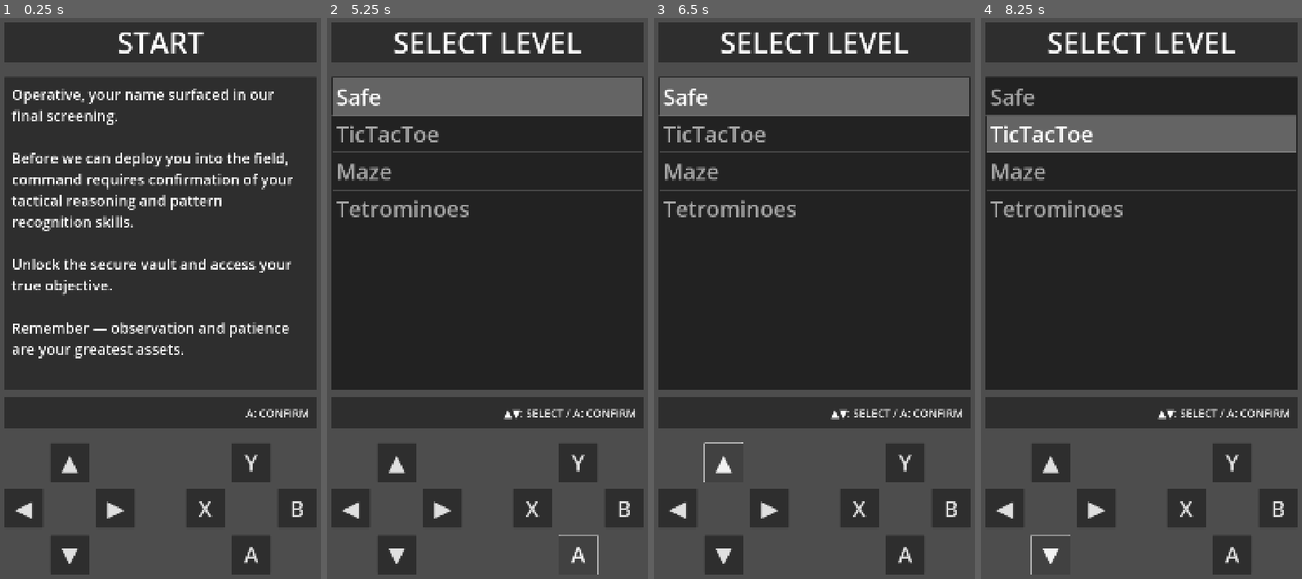
Above: before the commit, frames 1-4 (left to right).
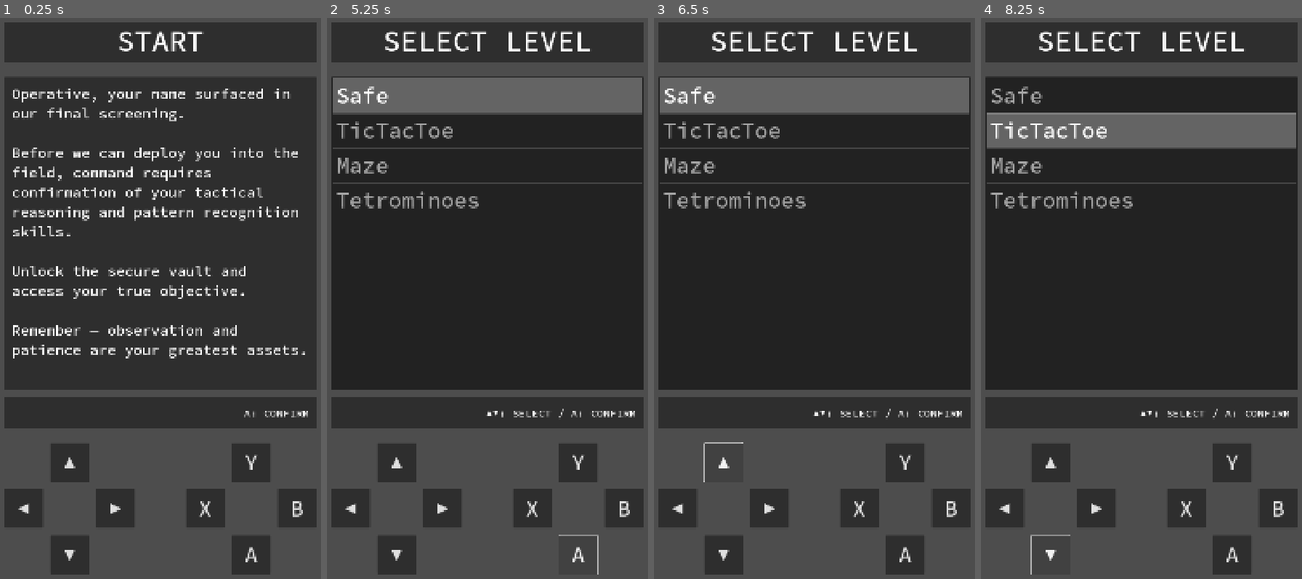
Above: after the commit, the same moments.

Repository: vmakoed/safe-lock
Game: Godot game, scene res://scenes/game.tscn
Two runs of this game, one before a commit and one after it. Both use one fixed random seed, a clock stepped at 60 frames per second and the inputs below.
Inputs:
- Up to frame 1 (0.25 s): no input
- Up to frame 2 (5.25 s): click "▲" at 0.5 s; click "◀" at 1.25 s; click "▶" at 2 s; click "▼" at 2.75 s; click "Y" at 3.5 s; click "B" at 4.25 s; click "A" at 5 s
- Up to frame 3 (6.5 s): click "▲" at 5.75 s
- Up to frame 4 (8.25 s): click "◀" at 6.5 s; click "▶" at 7.25 s; click "▼" at 8 s

The runs differ from the first frame. In frame 1, 11% of the frame differs, in the area x 3-96%, y 2-98%; in frame 2, 6.0%; in frame 3, 6.0%; in frame 4, 6.1%.

Commit message:
Update theme

Diff:
--- a/scenes/game.tscn
+++ b/scenes/game.tscn
@@ -1,5 +1,6 @@
-[gd_scene load_steps=4 format=3 uid="uid://c2nu0nt1h7yl7"]
-
+[gd_scene load_steps=5 format=3 uid="uid://c2nu0nt1h7yl7"]
+
+[ext_resource type="Theme" path="res://resources/theme.tres" id="1_lbhrr"]
 [ext_resource type="Script" path="res://scripts/game.gd" id="1_lnu2h"]
 [ext_resource type="PackedScene" path="res://scenes/screen_frame.tscn" id="1_uwrxv"]
 [ext_resource type="PackedScene" path="res://scenes/display_panel.tscn" id="2_yqjtg"]
@@ -11,6 +12,7 @@
 anchor_bottom = 1.0
 grow_horizontal = 2
 grow_vertical = 2
+theme = ExtResource("1_lbhrr")
 script = ExtResource("1_lnu2h")
 intro_level_title = "START"
 intro_level_text = "Operative, your name surfaced in our final screening.
